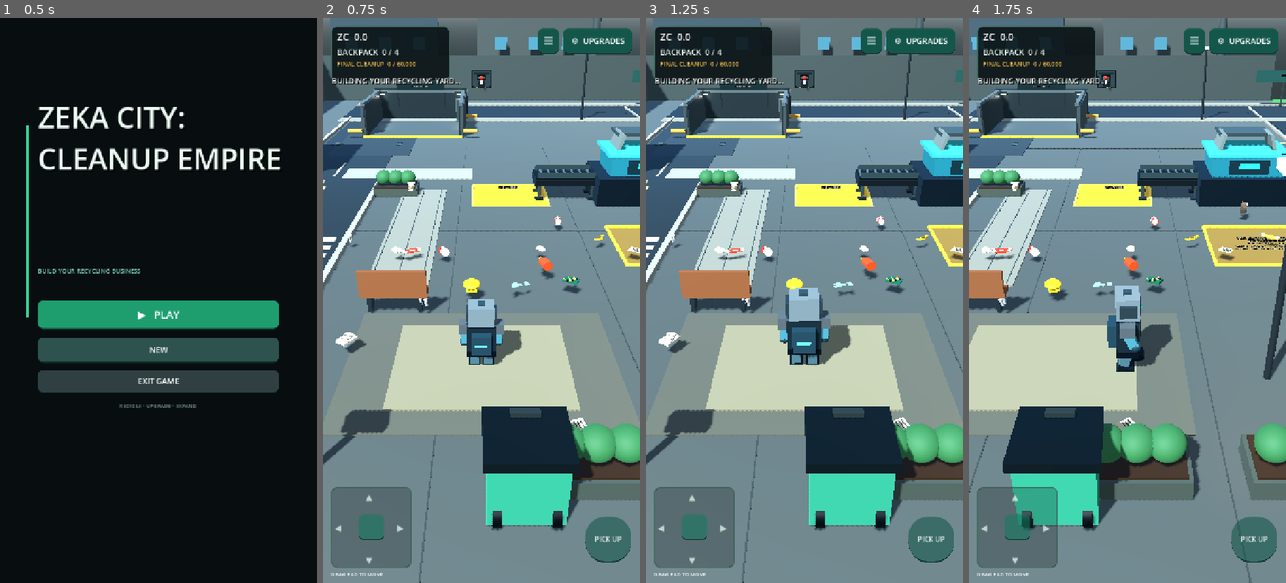
Above: before the commit, frames 1-4 (left to right).
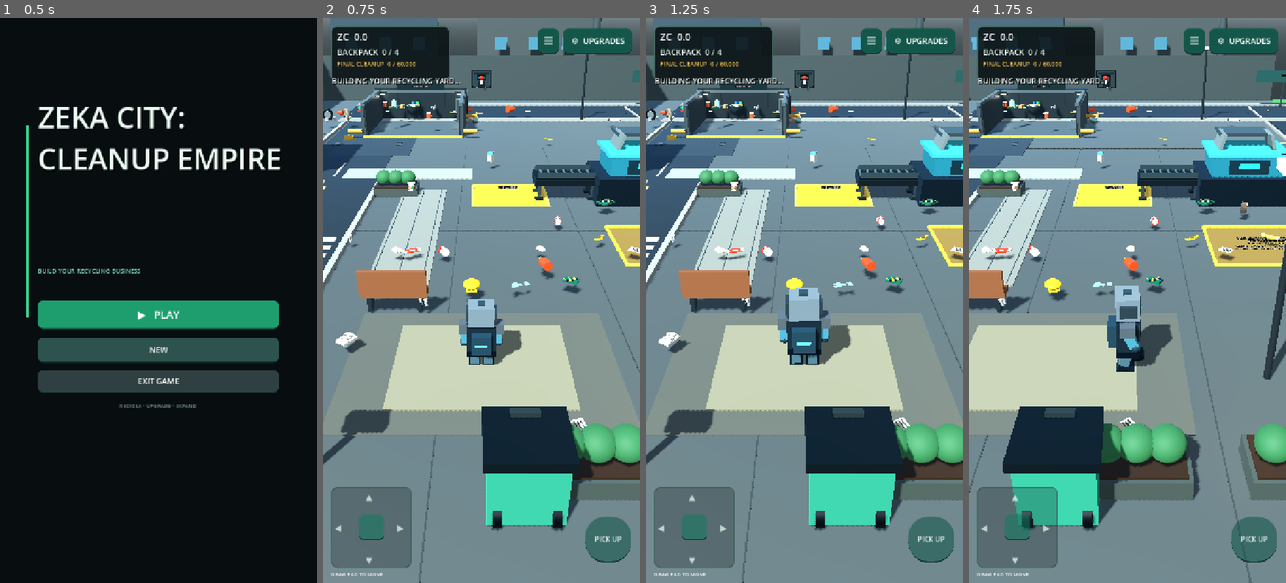
Above: after the commit, the same moments.

Repository: zekainstabot/trash-empire
Game: Godot game, scene res://Scenes/Main.tscn
Two runs of this game, one before a commit and one after it. Both use one fixed random seed, a clock stepped at 60 frames per second and the inputs below.
Inputs (mouse positions are in pixels of both pictures, inside the frame that each line leads up to):
- Up to frame 1 (0.5 s): no input
- Up to frame 2 (0.75 s): click "▶ PLAY" at 0.5 s
- Up to frame 3 (1.25 s): no input
- Up to frame 4 (1.75 s): move the mouse to (1197, 272) at 1.27 s; hold D (move_right) from 1.28 s (still down); click (1197, 272) at 1.42 s

Frame 1 is identical in both runs. In frame 2, 0.6% of the frame differs, in the area x 0-94%, y 14-35%; in frame 3, 0.6%; in frame 4, 0.5%.

Commit message:
Spread final cleanup trash across the entire city map

Diff:
--- a/Scripts/main.gd
+++ b/Scripts/main.gd
@@ -52,11 +52,11 @@
 var final_zone_label: Label
 const FINAL_ZONE_TARGET := 60000
 const FINAL_LANDFILL_CLUSTERS := [
-	Vector2(142.0, -20.0), Vector2(151.0, -10.0), Vector2(160.0, -22.0),
-	Vector2(171.0, -14.0), Vector2(184.0, -21.0), Vector2(195.0, -9.0),
-	Vector2(145.0, 3.0), Vector2(157.0, 8.0), Vector2(169.0, 3.0),
-	Vector2(182.0, 9.0), Vector2(197.0, 5.0), Vector2(150.0, 22.0),
-	Vector2(165.0, 22.0), Vector2(181.0, 23.0), Vector2(195.0, 21.0)
+	Vector2(-6.0, -22.0), Vector2(8.0, 18.0), Vector2(22.0, -14.0),
+	Vector2(38.0, 8.0), Vector2(54.0, -23.0), Vector2(70.0, 18.0),
+	Vector2(86.0, -8.0), Vector2(102.0, 23.0), Vector2(119.0, -21.0),
+	Vector2(135.0, 10.0), Vector2(151.0, -12.0), Vector2(166.0, 22.0),
+	Vector2(178.0, -20.0), Vector2(190.0, 7.0), Vector2(199.0, 24.0)
 ]
 var money_label: Label
 var bag_label: Label
@@ -2944,13 +2944,14 @@
 
 
 func _random_final_landfill_position(rng: RandomNumberGenerator) -> Vector3:
+	# Spread endgame litter across every unlocked district, not only the far landfill.
 	var point := Vector2.ZERO
 	if rng.randf() < 0.78:
 		var center: Vector2 = FINAL_LANDFILL_CLUSTERS[rng.randi_range(0, FINAL_LANDFILL_CLUSTERS.size() - 1)]
-		point = center + Vector2(rng.randfn(0.0, 3.7), rng.randfn(0.0, 3.1))
+		point = center + Vector2(rng.randfn(0.0, 4.2), rng.randfn(0.0, 3.6))
 	else:
-		point = Vector2(rng.randf_range(137.0, 203.0), rng.randf_range(-29.0, 29.0))
-	point.x = clampf(point.x, 137.0, 203.0)
+		point = Vector2(rng.randf_range(-11.0, 203.0), rng.randf_range(-29.0, 29.0))
+	point.x = clampf(point.x, -11.5, 203.0)
 	point.y = clampf(point.y, -29.0, 29.0)
 	var nearest_cluster_distance := 1000.0
 	for center in FINAL_LANDFILL_CLUSTERS:
